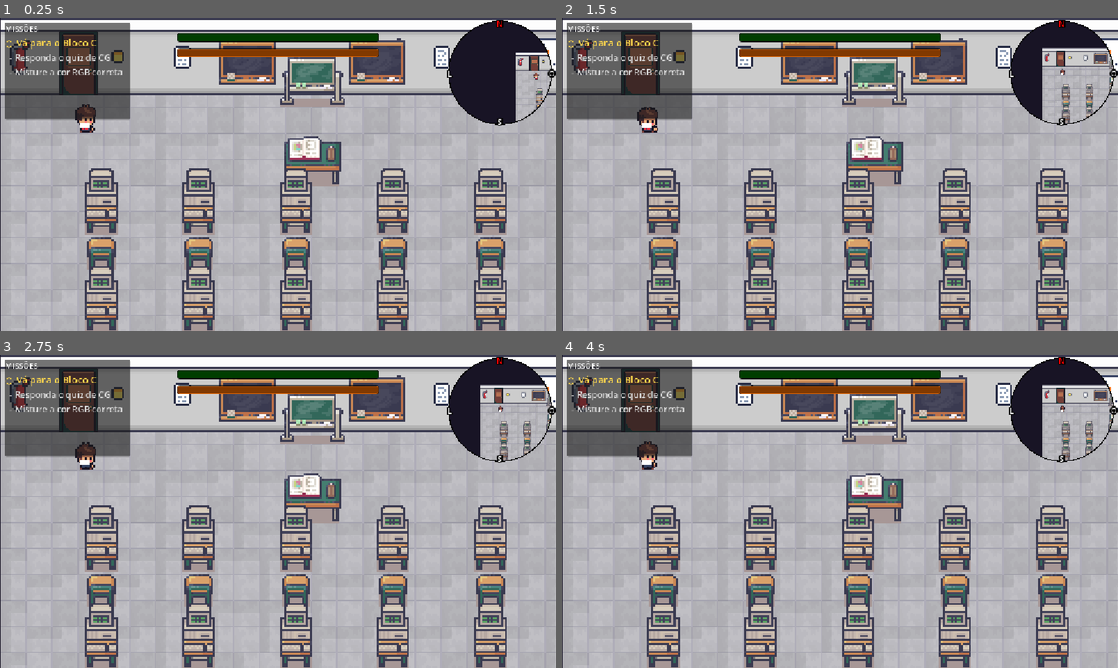
Above: before the commit, frames 1-4 (two rows, left to right).
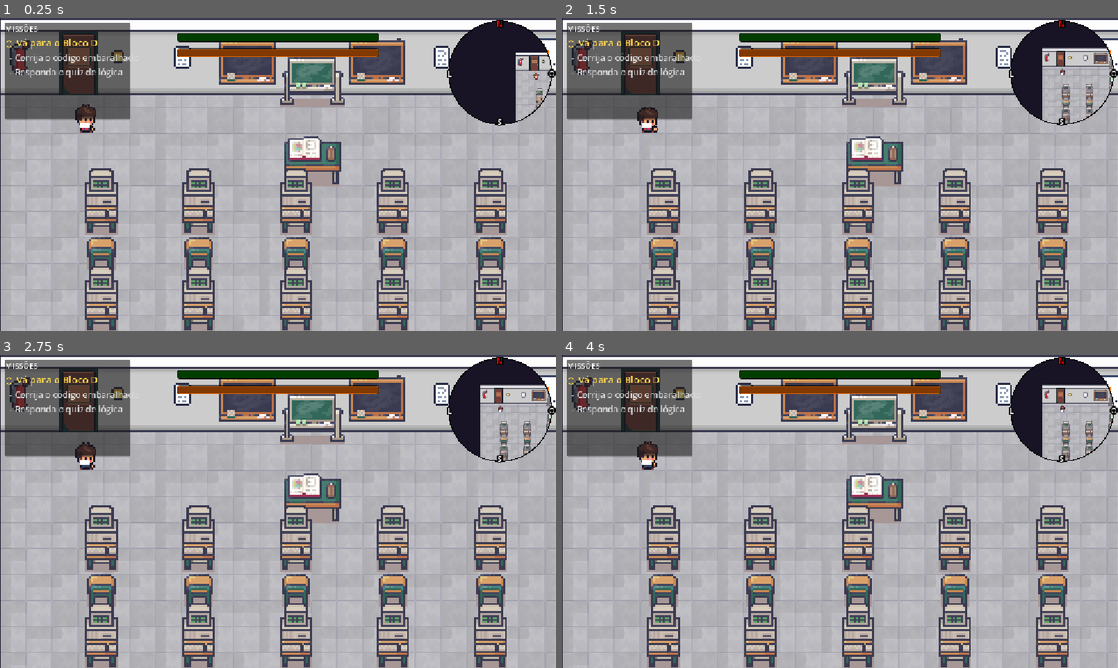
Above: after the commit, the same moments.

Repository: vitor190/Incrivel-mundo-de-ze
Game: Godot game, scene res://Cenas/sala_bloco_d.tscn
Two runs of this game, one before a commit and one after it. Both use one fixed random seed, a clock stepped at 60 frames per second and the inputs below. This scene is started directly instead of the project's main scene.
Inputs (mouse positions are in pixels of both pictures, inside the frame that each line leads up to):
- Up to frame 1 (0.25 s): no input
- Up to frame 2 (1.5 s): tap Enter (ui_accept) at 0.5, 0.77 s; move the mouse to (962, 158) at 0.52 s; hold Right 0.53-1.28 s; hold E 0.53-1.28 s; click (962, 158) at 0.67 s; move the mouse to (728, 190) at 1.27 s; hold Down from 1.28 s (still down); tap Space at 1.35 s
- Up to frame 3 (2.75 s): tap Enter (ui_accept) at 1.52, 2 s; move the mouse to (333, 442) at 2.02 s; release Down at 2.03 s; hold Right from 2.03 s (still down); tap 1 at 2.1 s
- Up to frame 4 (4 s): tap Enter (ui_accept) at 2.75, 3.02, 3.77 s; move the mouse to (812, 574) at 2.77 s; release Right at 2.78 s; hold Up 2.78-3.53 s; tap 2 at 2.85 s; click (812, 574) at 2.92 s; move the mouse to (1006, 558) at 3.52 s; hold Left from 3.53 s (still down); tap 3 at 3.6 s

The runs differ from the first frame. In frame 1, 0.5% of the frame differs, in the area x 2-24%, y 7-20%; in frame 2, 0.5%; in frame 3, 0.5%; in frame 4, 0.5%.

Commit message:
fix(missoes): sub falhada agora aparece no painel e libera a missão principal
Dois problemas após falhar uma sub-missão:
1. painel não mostrava ✗: missoes_por_cena["bloco_d"] listava
   unifor_bloco_c primeiro, então o painel só mostrava os subs do
   bloco_c. Invertido para bloco_d aparecer primeiro quando estamos
   na sala do D.
2. missão ficava travada: como concluir_sub_missao só promovia a
   main pra concluida quando TODAS as subs estavam concluida=true,
   uma falha bloqueava a progressão para sempre.

GerenciadorMissoes ganha falhar_sub_missao() simétrico a
concluir_sub_missao(), e _todas_sub_concluidas vira
_todas_sub_finalizadas: conta concluida OU falhou como finalizada.
Assim, todas as subs finalizadas (mix de ✓/✗) promovem a missão
principal a concluida — o XP perdido é a punição pela falha, mas o
jogo continua.

sala_bloco_d.gd._marcar_falhou agora delega pro GerenciadorMissoes
em vez de mexer direto no DadosMissoes.

Diff:
--- a/Cenas/dados_missoes.gd
+++ b/Cenas/dados_missoes.gd
@@ -63,6 +63,6 @@
 	"quarto":  ["quarto_acorde", "quarto_sair"],
 	"campus":  ["unifor_bloco_c", "unifor_bloco_d", "unifor_onibus"],
 	"bloco_c": ["unifor_bloco_c", "unifor_bloco_d"],
-	"bloco_d": ["unifor_bloco_c", "unifor_bloco_d"],
+	"bloco_d": ["unifor_bloco_d", "unifor_bloco_c"],
 	"banco":   ["banco_task1", "banco_sair"],
 }
--- a/Cenas/gerenciador_missoes.gd
+++ b/Cenas/gerenciador_missoes.gd
@@ -26,16 +26,30 @@
 		if sub["id"] == sub_id:
 			sub["concluida"] = true
 			print("Sub-missão concluída: ", sub_id)
-			if _todas_sub_concluidas(missao_id):
+			if _todas_sub_finalizadas(missao_id):
 				concluir_missao(missao_id)
 			else:
 				emit_signal("missoes_atualizadas")
 			return
 
-func _todas_sub_concluidas(missao_id: String) -> bool:
+func falhar_sub_missao(missao_id: String, sub_id: String):
+	if not DadosMissoes.missoes.has(missao_id):
+		return
 	var subs = DadosMissoes.missoes[missao_id].get("sub_missoes", [])
 	for sub in subs:
-		if not sub["concluida"]:
+		if sub["id"] == sub_id:
+			sub["falhou"] = true
+			print("Sub-missão falhada: ", sub_id)
+			if _todas_sub_finalizadas(missao_id):
+				concluir_missao(missao_id)
+			else:
+				emit_signal("missoes_atualizadas")
+			return
+
+func _todas_sub_finalizadas(missao_id: String) -> bool:
+	var subs = DadosMissoes.missoes[missao_id].get("sub_missoes", [])
+	for sub in subs:
+		if not sub.get("concluida", false) and not sub.get("falhou", false):
 			return false
 	return true
 
--- a/Cenas/sala_bloco_d.gd
+++ b/Cenas/sala_bloco_d.gd
@@ -122,9 +122,4 @@
 
 
 func _marcar_falhou(sub_id: String) -> void:
-	var subs: Array = DadosMissoes.missoes.get(MISSAO_ID, {}).get("sub_missoes", [])
-	for sub in subs:
-		if sub.get("id", "") == sub_id:
-			sub["falhou"] = true
-			GerenciadorMissoes.emit_signal("missoes_atualizadas")
-			return
+	GerenciadorMissoes.falhar_sub_missao(MISSAO_ID, sub_id)
